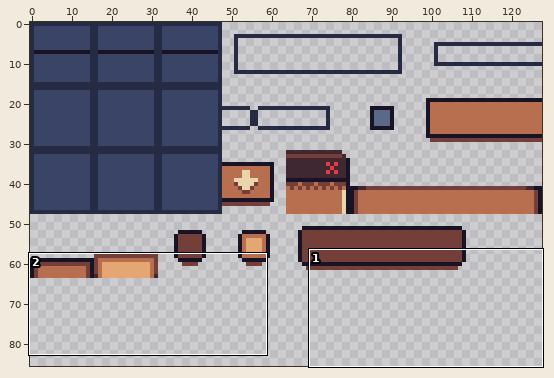
Sprite sheet, stored at wingrid/assets/art/tiles/grid_test.png. Above: a wide view before the commit, with the close-up outlined.
Close-up. Earlier state:
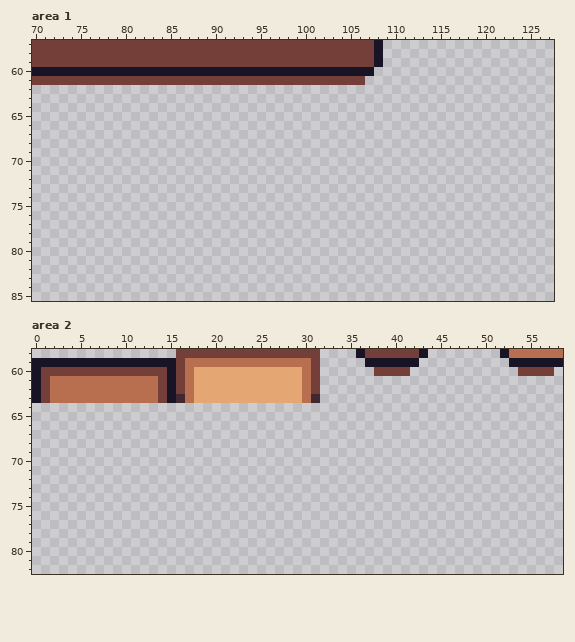
The file is 128x128 pixels. Shown: area 1: x 70..127, y 57..85; area 2: x 0..58, y 58..82. The wide view leaves out empty margins.
The result:
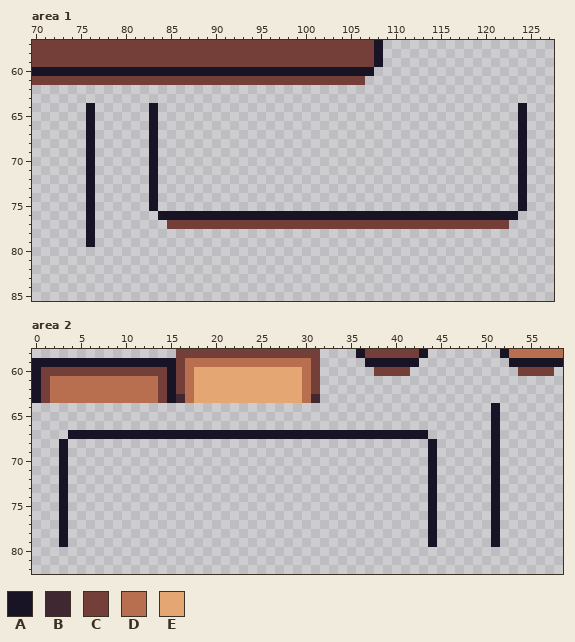
Palette (. is transparent): A #181425  B #3f2832  C #743f39  D #b86f50  E #e4a672
Difference:
Area 1:
The author put colour A in rows 64 to 75 at x 76, 83 and 124; in row 76 at x 76 and 84 to 123; in rows 77 to 79 at x 76.
The author put colour C in row 77 at x 85 to 122.
Area 2:
The author put colour A in rows 64 to 66 at x 51; in row 67 at x 4 to 43 and 51; in rows 68 to 79 at x 3, 44 and 51.
Changed places in both close-ups, as pixel boxes (x1, y1, x2, y2):
added: (86, 103, 95, 247)
added: (149, 103, 527, 229)
added: (491, 403, 500, 547)
added: (59, 430, 437, 547)
